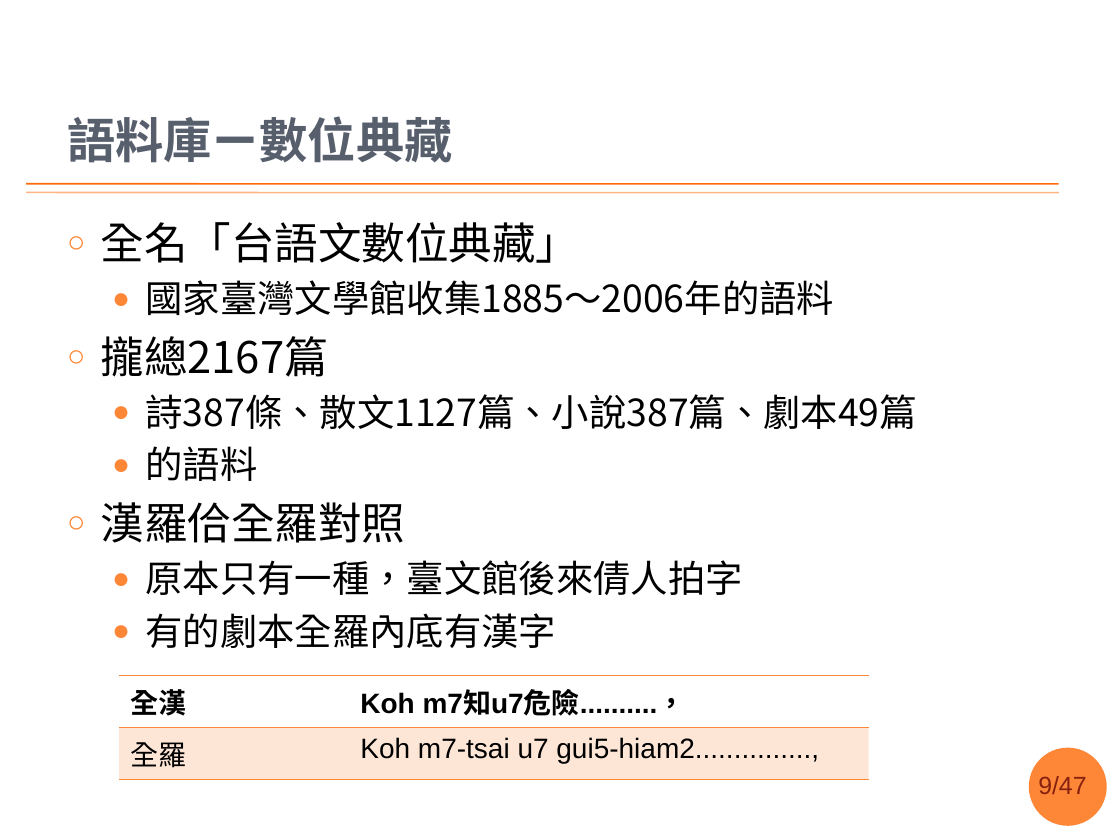
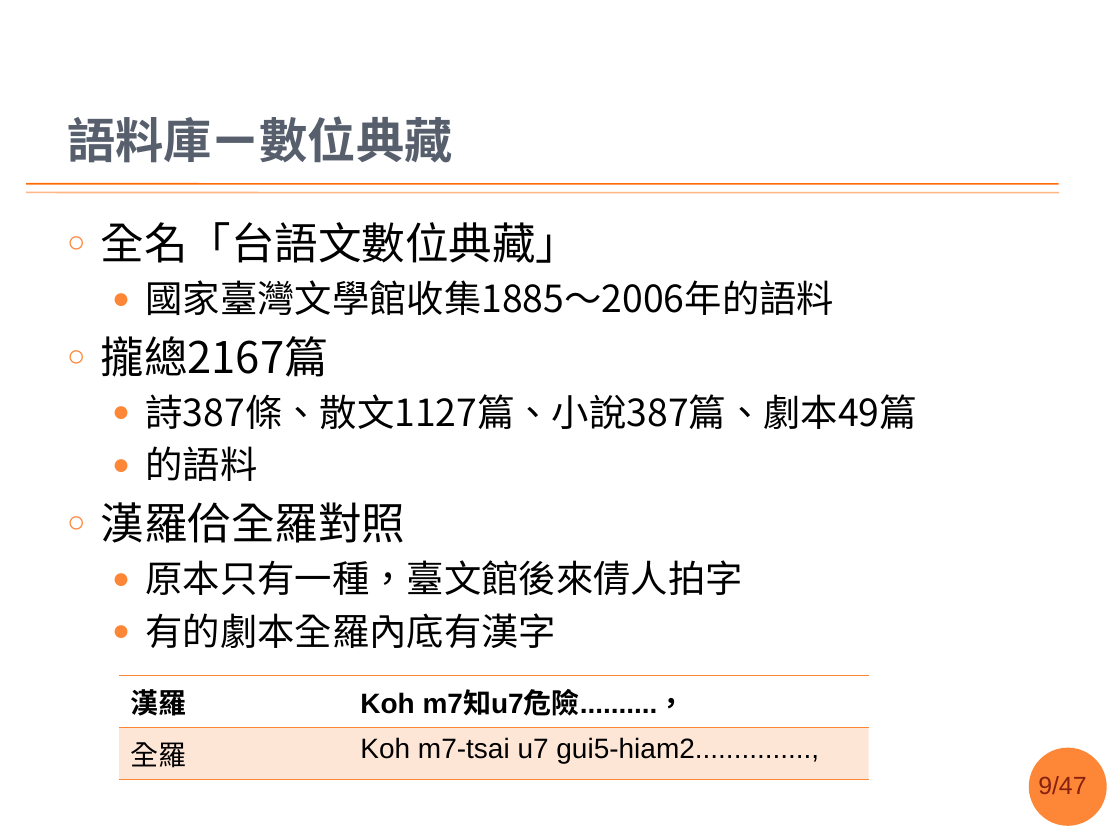
Before and after one commit to sih4sing5hong5/po3-ko3_tau5-iann2-phinn3, a slide deck: slide 9 of 翻譯報告.pptx. Drawn at 1120x840 pixels with LibreOffice and Linux fonts; fonts in the diff are those of the drawing; background and template pictures are left out. Boxes give left, top, right and bottom in pixels: in the first picture for what was removed or moved away, otherwise in the second. Text is boxed around its words. In the diff, an @@ line names an element or a change of style, - is before the commit and + after.

```diff
--- a/翻譯報告.pptx
+++ b/翻譯報告.pptx
@@ table at box(119, 675, 869, 772) @@
-row 1, column 1: 全漢
+row 1, column 1: 漢羅
```
Also in this commit, not shown: 10 other slides changed.
